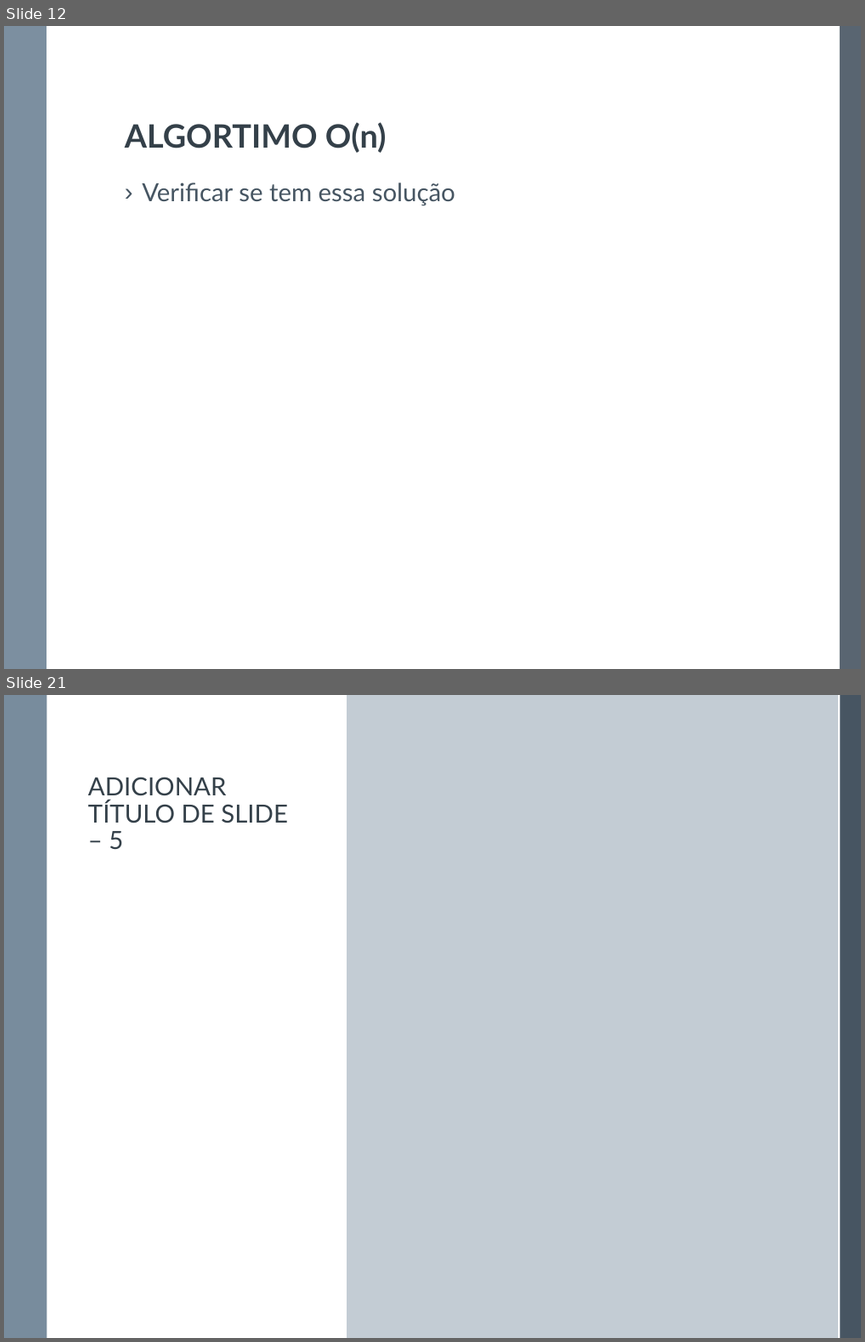
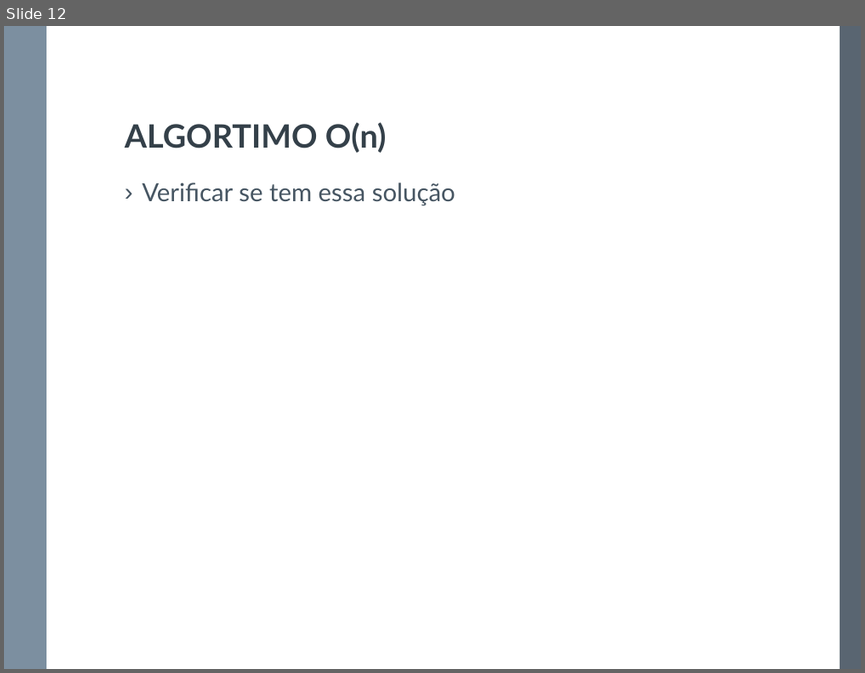
Before and after one commit to denisjose/divideandconquer, a slide deck: Apresentação.pptx. Shown one above the other, each under a label of ours: slides 12 and 21 before the commit, slide 12 after it; the slides between them are not shown. The pictures are 865x1342 and 865x673 pixels, drawn with LibreOffice and Linux fonts; fonts in the diff are those of the drawing. Boxes give left, top, right and bottom in pixels: in the first picture for what was removed or moved away, otherwise in the second. Text is boxed around its words. In the diff, an @@ line names an element or a change of style, - is before the commit and + after.

```diff
--- a/Apresentação.pptx
+++ b/Apresentação.pptx
@@ slide 21 removed at <box>4,695,861,1338</box>, background #FFFFFF @@
@@ rectangle removed at <box>4,695,46,1338</box> @@
@@ rectangle removed at <box>347,695,840,1338</box> @@
@@ rectangle removed at <box>840,695,861,1338</box> @@
@@ line removed from (840, 695) to (840, 1338) @@
@@ title removed at <box>88,777,288,850</box> @@
-ADICIONAR TÍTULO DE SLIDE – 5
```
Also in this commit, not shown: 5 slides changed, 8 other slides removed, 2 other files.
